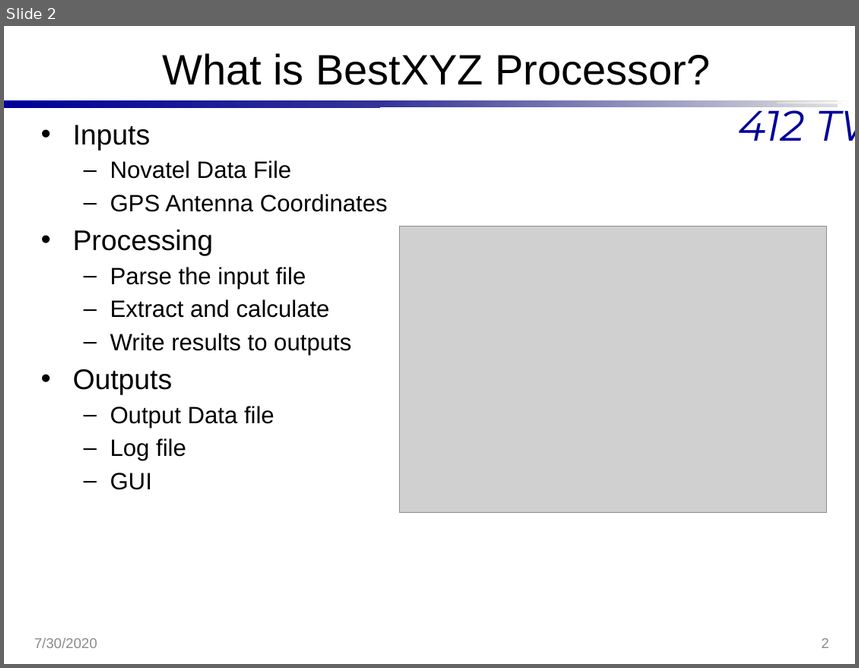
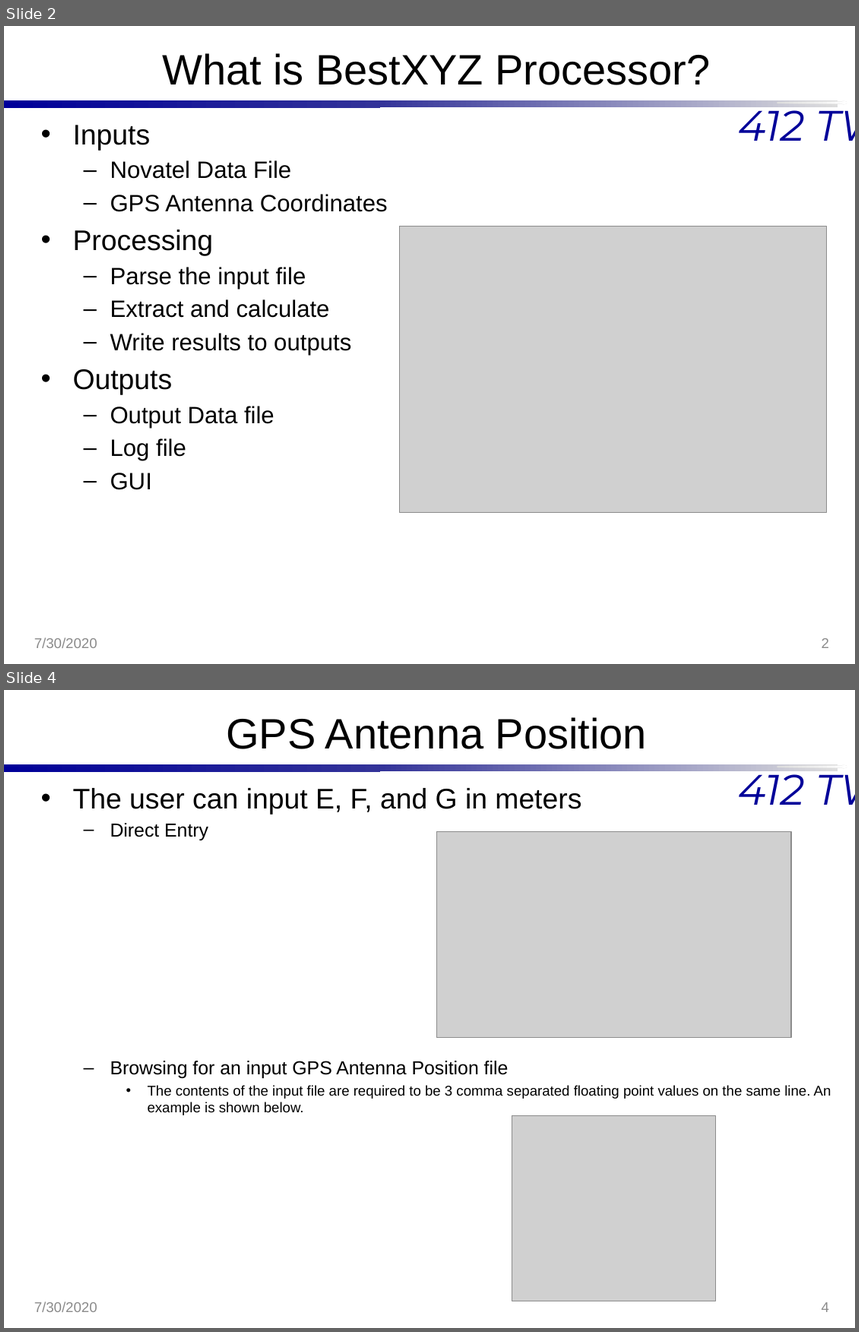
Before and after one commit to Hannsel101/PCIP_Intern_Proj_1, a slide deck: BestXYZ_Presentation.pptx. Shown one above the other, each under a label of ours: slide 2 before the commit, slides 2 and 4 after it; the slides between them are not shown. The pictures are 859x668 and 859x1332 pixels, drawn with LibreOffice and Linux fonts; fonts in the diff are those of the drawing; grey boxes stand for pictures; background and template pictures are left out. Boxes give left, top, right and bottom in pixels: in the first picture for what was removed or moved away, otherwise in the second. Text is boxed around its words. In the diff, an @@ line names an element or a change of style, - is before the commit and + after.

```diff
--- a/BestXYZ_Presentation.pptx
+++ b/BestXYZ_Presentation.pptx
@@ slide 4 added at (4, 690, 855, 1328), background #FFFFFF; not listed: 4 template elements that a slide beside it also shows @@
@@ title added at (226, 717, 647, 749), 36 pt, text #000000 @@
+GPS Antenna Position
@@ text added at (73, 788, 832, 1116), 12 pt, text #000000 @@
+• The user can input E, F, and G in meters
+  – Direct Entry
+  – Browsing for an input GPS Antenna Position file
+    • The contents of the input file are required to be 3 comma separated floating point values on the same line. An example is shown below.
@@ picture added at (436, 832, 791, 1038) @@
@@ picture added at (512, 1116, 715, 1301) @@
@@ text added at (34, 1302, 97, 1312), 12 pt, text #8C8C8C @@
+7/30/2020
@@ page number added at (822, 1303, 829, 1312), 12 pt, text #8C8C8C @@
+4
```
Also in this commit, not shown: 1 slide changed, 1 other slide added, 2 other files.
